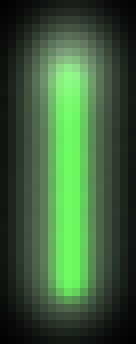
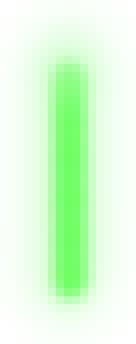
Before/after of a 136px x 344px layered artwork. What changed in the layer stack:
hid "Background" over (0, 0, 136, 344)
